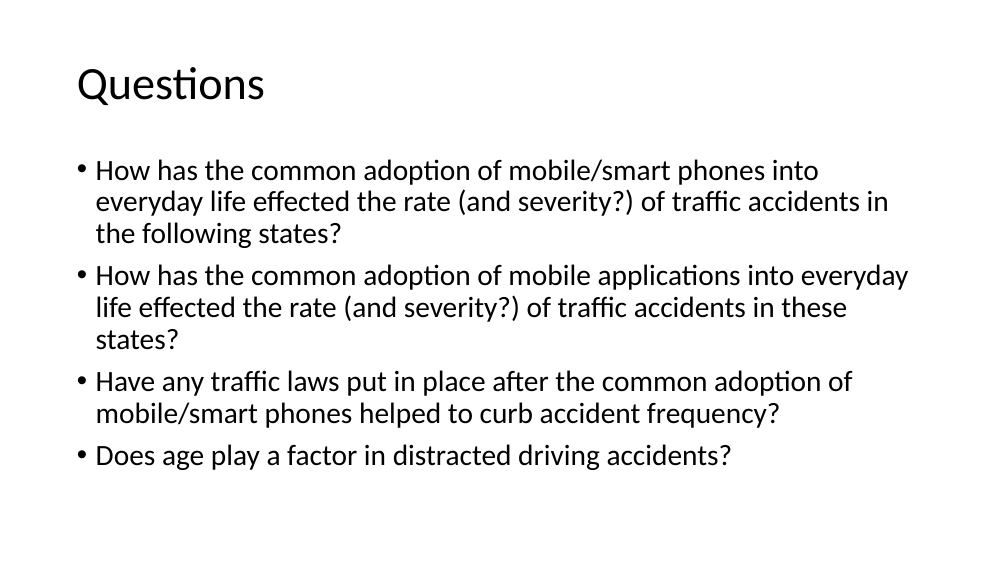
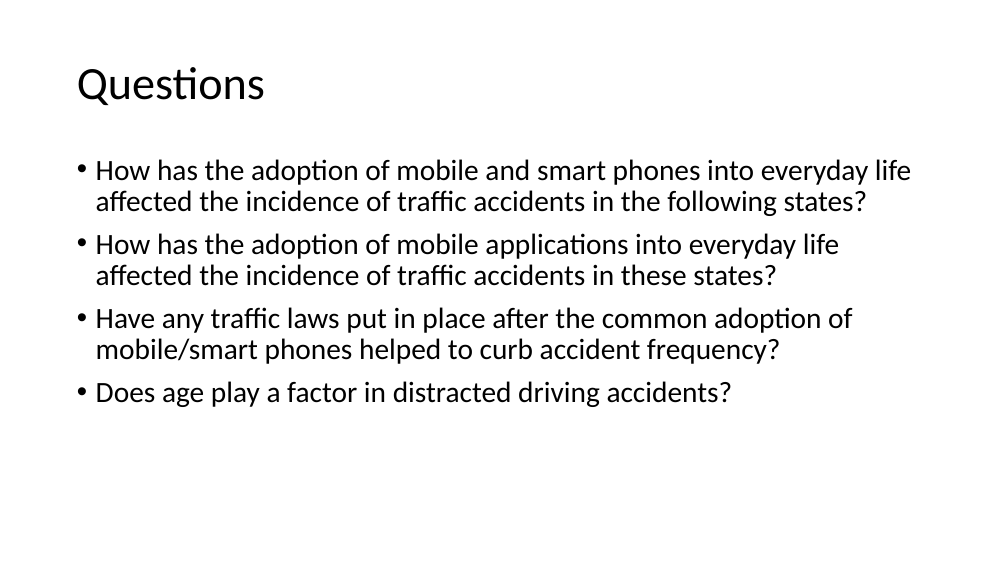
Before and after one commit to zelson71/project1-challenge, a slide deck: slide 2 of Historical Traffic Crash Data in Relation to the.pptx. Drawn at 1008x567 pixels with LibreOffice and Linux fonts; fonts in the diff are those of the drawing. Boxes give left, top, right and bottom in pixels: in the first picture for what was removed or moved away, otherwise in the second. Text is boxed around its words. In the diff, an @@ line names an element or a change of style, - is before the commit and + after.

```diff
--- a/Historical Traffic Crash Data in Relation to the.pptx
+++ b/Historical Traffic Crash Data in Relation to the.pptx
@@ text at <box>96,159,911,286</box>: text changed @@
-• How has the common adoption of mobile/smart phones into everyday life effected the rate (and severity?) of traffic accidents in the following states?
-• How has the common adoption of mobile applications into everyday life effected the rate (and severity?) of traffic accidents in these states?
+• How has the adoption of mobile and smart phones into everyday life affected the incidence of traffic accidents in the following states?
+• How has the adoption of mobile applications into everyday life affected the incidence of traffic accidents in these states?
```
Also in this commit, not shown: 4 other slides changed, 5 other files.
